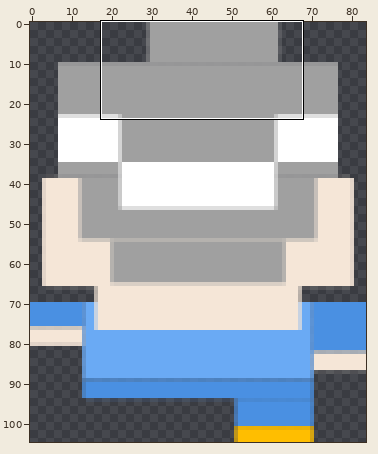
Two states of a sprite sheet, miniMancera/Support/Assets/assetSprites.xcassets/ReformaCrossing.spriteatlas/assetReformaCrossingPlayer2.imageset/assetReformaCrossingPlayer2@3x.png. Above, an overview of the earlier version with the close-up marked.
Close-up. Earlier state:
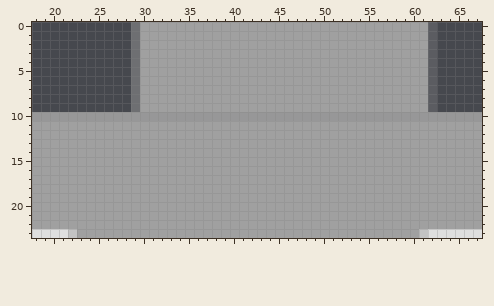
The file is 84x105 pixels. Pixels under 10% opacity are left out. Colours within 5 levels of each other are drawn and written as one. Shown: x 18..67, y 0..23.
The same view after the edit:
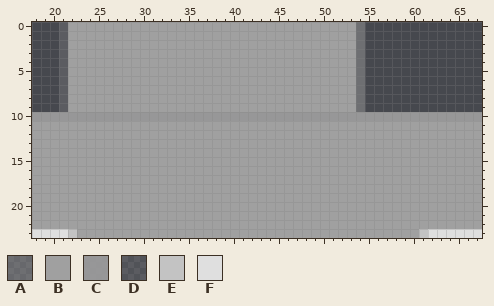
Palette (. is transparent): A #a0a0a071  B #a0a0a0  C #a1a1a1e3  D #a4a4a438  E #c3c3c3  F #dfdfdf
Changes in this commit:
@@ x 18..67 @@
- 0 ...........ABBBBBBBBBBBBBBBBBBBBBBBBBBBBBBBBD.....
- 1 ...........ABBBBBBBBBBBBBBBBBBBBBBBBBBBBBBBBD.....
- 2 ...........ABBBBBBBBBBBBBBBBBBBBBBBBBBBBBBBBD.....
- 3 ...........ABBBBBBBBBBBBBBBBBBBBBBBBBBBBBBBBD.....
- 4 ...........ABBBBBBBBBBBBBBBBBBBBBBBBBBBBBBBBD.....
- 5 ...........ABBBBBBBBBBBBBBBBBBBBBBBBBBBBBBBBD.....
- 6 ...........ABBBBBBBBBBBBBBBBBBBBBBBBBBBBBBBBD.....
- 7 ...........ABBBBBBBBBBBBBBBBBBBBBBBBBBBBBBBBD.....
- 8 ...........ABBBBBBBBBBBBBBBBBBBBBBBBBBBBBBBBD.....
- 9 ...........ABBBBBBBBBBBBBBBBBBBBBBBBBBBBBBBBD.....
+ 0 ...DBBBBBBBBBBBBBBBBBBBBBBBBBBBBBBBBA.............
+ 1 ...DBBBBBBBBBBBBBBBBBBBBBBBBBBBBBBBBA.............
+ 2 ...DBBBBBBBBBBBBBBBBBBBBBBBBBBBBBBBBA.............
+ 3 ...DBBBBBBBBBBBBBBBBBBBBBBBBBBBBBBBBA.............
+ 4 ...DBBBBBBBBBBBBBBBBBBBBBBBBBBBBBBBBA.............
+ 5 ...DBBBBBBBBBBBBBBBBBBBBBBBBBBBBBBBBA.............
+ 6 ...DBBBBBBBBBBBBBBBBBBBBBBBBBBBBBBBBA.............
+ 7 ...DBBBBBBBBBBBBBBBBBBBBBBBBBBBBBBBBA.............
+ 8 ...DBBBBBBBBBBBBBBBBBBBBBBBBBBBBBBBBA.............
+ 9 ...DBBBBBBBBBBBBBBBBBBBBBBBBBBBBBBBBA.............
 10 CCCCCCCCCCCCCCCCCCCCCCCCCCCCCCCCCCCCCCCCCCCCCCCCCC
Boxes around the changes in both close-ups, in picture pixels (x1, y1, x2, y2):
changed: (59, 22, 140, 112)
changed: (356, 22, 437, 112)
